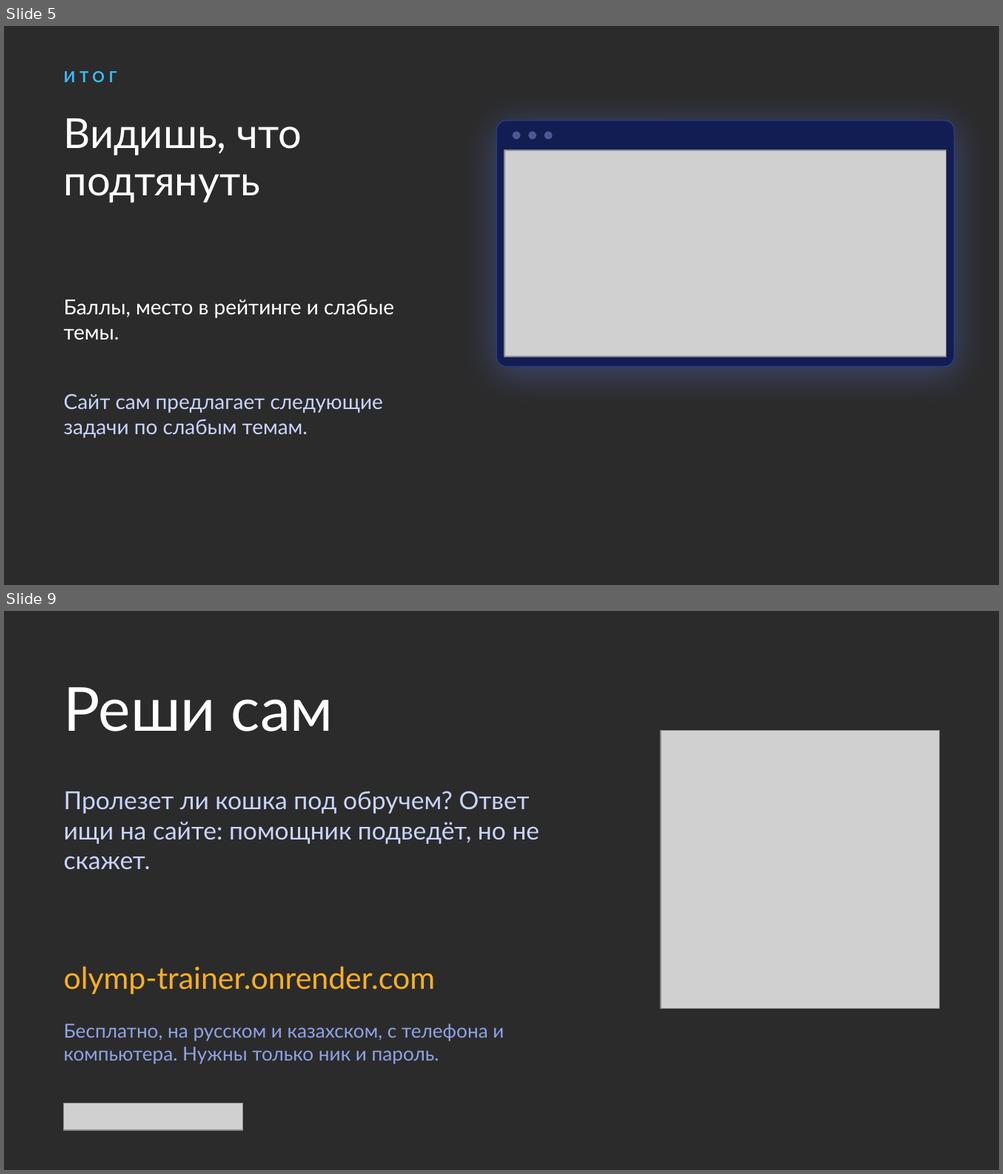
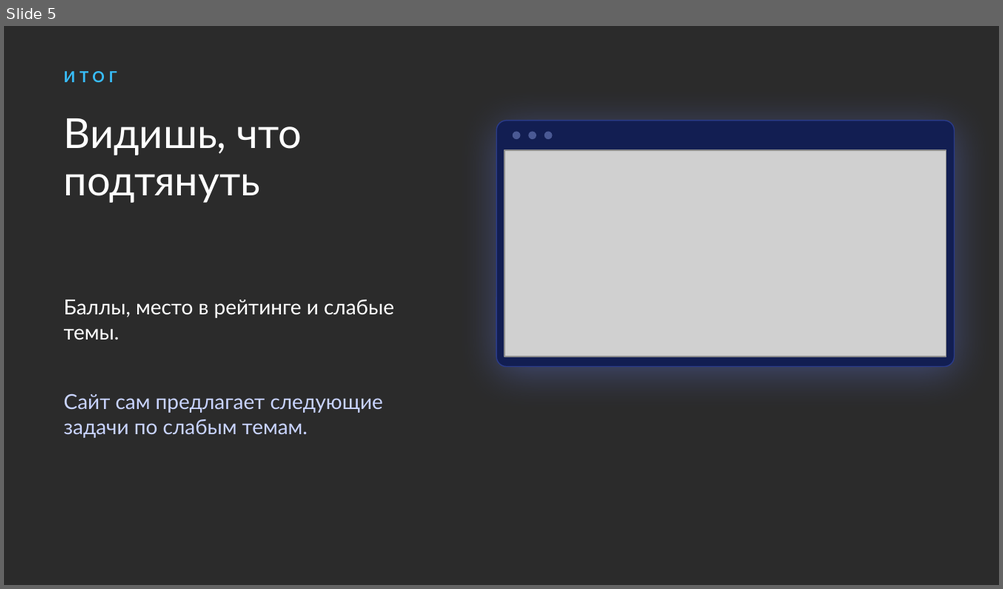
Before and after one commit to nagayevarsen/olymp-trainer, a slide deck: docs/handoff/olymp-trainer.pptx. Shown one above the other, each under a label of ours: slides 5 and 9 before the commit, slide 5 after it; the slides between them are not shown. The pictures are 1003x1174 and 1003x589 pixels, drawn with LibreOffice and Linux fonts; fonts in the diff are those of the drawing; grey boxes stand for pictures; background and template pictures are left out; a plain dark background stands for a picture behind light text. Boxes give left, top, right and bottom in pixels: in the first picture for what was removed or moved away, otherwise in the second. Text is boxed around its words. In the diff, an @@ line names an element or a change of style, - is before the commit and + after.

```diff
--- a/docs/handoff/olymp-trainer.pptx
+++ b/docs/handoff/olymp-trainer.pptx
@@ slide 9 removed at (4, 611, 999, 1170), background picture (left out) @@
@@ text removed at (64, 687, 333, 732) @@
-Реши сам
@@ picture removed at (660, 730, 939, 1009) @@
@@ text removed at (64, 791, 540, 870) @@
-Пролезет ли кошка под обручем? Ответ ищи на сайте: помощник подведёт, но не скажет.
@@ text removed at (64, 966, 435, 994) @@
-olymp-trainer.onrender.com
@@ text removed at (64, 1024, 504, 1065) @@
-Бесплатно, на русском и казахском, с телефона и компьютера. Нужны только ник и пароль.
@@ picture removed at (64, 1103, 243, 1130) @@
```
Also in this commit, not shown: 4 slides changed, 2 slides added, 25 other files.
